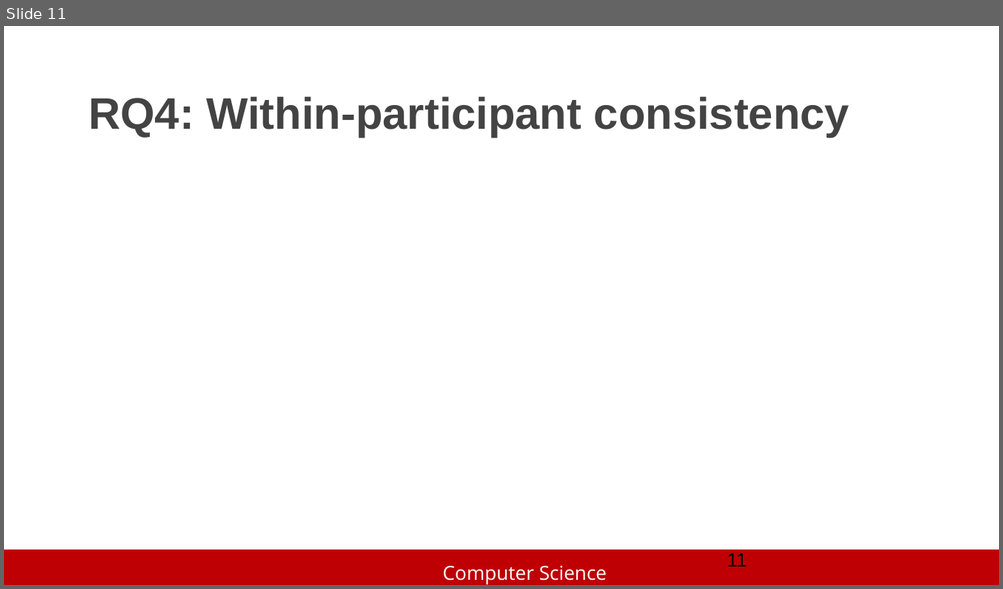
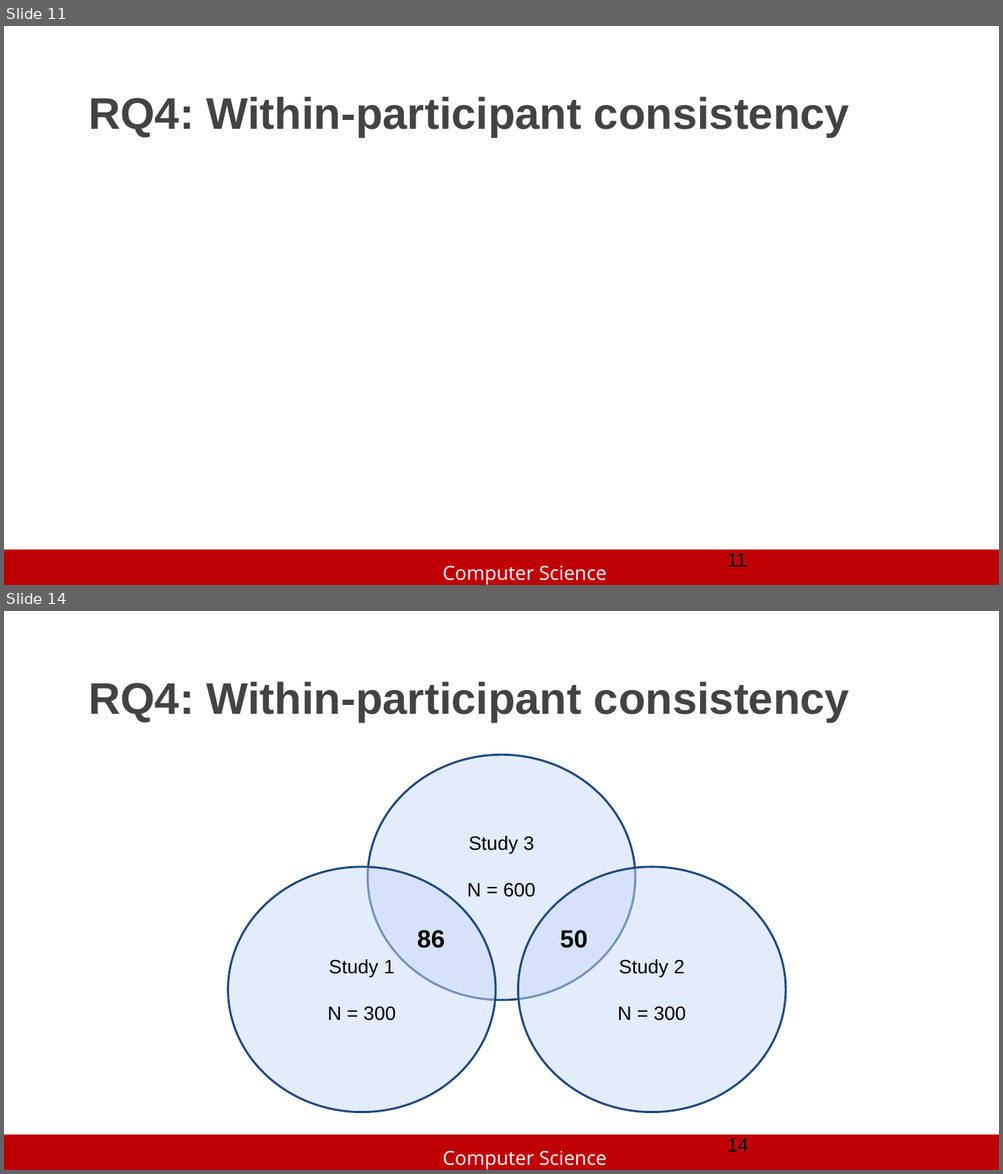
Before and after one commit to slhttc/slhttc.github.io, a slide deck: cv/Exploring Crowd Consistency in a Mechanical Turk Survey.pptx. Shown one above the other, each under a label of ours: slide 11 before the commit, slides 11 and 14 after it; the slides between them are not shown. The pictures are 1003x589 and 1003x1174 pixels, drawn with LibreOffice and Linux fonts; fonts in the diff are those of the drawing; background and template pictures are left out. Boxes give left, top, right and bottom in pixels: in the first picture for what was removed or moved away, otherwise in the second. Text is boxed around its words. In the diff, an @@ line names an element or a change of style, - is before the commit and + after.

```diff
--- a/cv/Exploring Crowd Consistency in a Mechanical Turk Survey.pptx
+++ b/cv/Exploring Crowd Consistency in a Mechanical Turk Survey.pptx
@@ slide 14 added at (x1=4, y1=611, x2=999, y2=1170), background #FFFFFF; not listed: 2 template elements that a slide beside it also shows @@
@@ title added at (x1=88, y1=681, x2=849, y2=722), 32 pt, text #434343, bold @@
+RQ4: Within-participant consistency
@@ ellipse added at (x1=367, y1=755, x2=634, y2=1001), fill #C9DAF8 at 50% opacity, outline #1F497D 1.5 pt, 14 pt, text #000000 @@
+Study 3
+N = 600
@@ ellipse added at (x1=227, y1=866, x2=495, y2=1112), fill #C9DAF8 at 50% opacity, outline #1F497D 1.5 pt, 14 pt, text #000000 @@
+Study 1
+N = 300
@@ ellipse added at (x1=518, y1=866, x2=785, y2=1112), fill #C9DAF8 at 50% opacity, outline #1F497D 1.5 pt, 14 pt, text #000000 @@
+Study 2
+N = 300
@@ text added at (x1=417, y1=930, x2=444, y2=948), 18 pt, text #000000, bold @@
+86
@@ text added at (x1=560, y1=930, x2=587, y2=948), 18 pt, text #000000, bold @@
+50
@@ page number added at (x1=727, y1=1139, x2=748, y2=1152), 14 pt, text #000000 @@
+14
```
Also in this commit, not shown: 6 slides changed, 6 other slides added, 3 slides removed.
